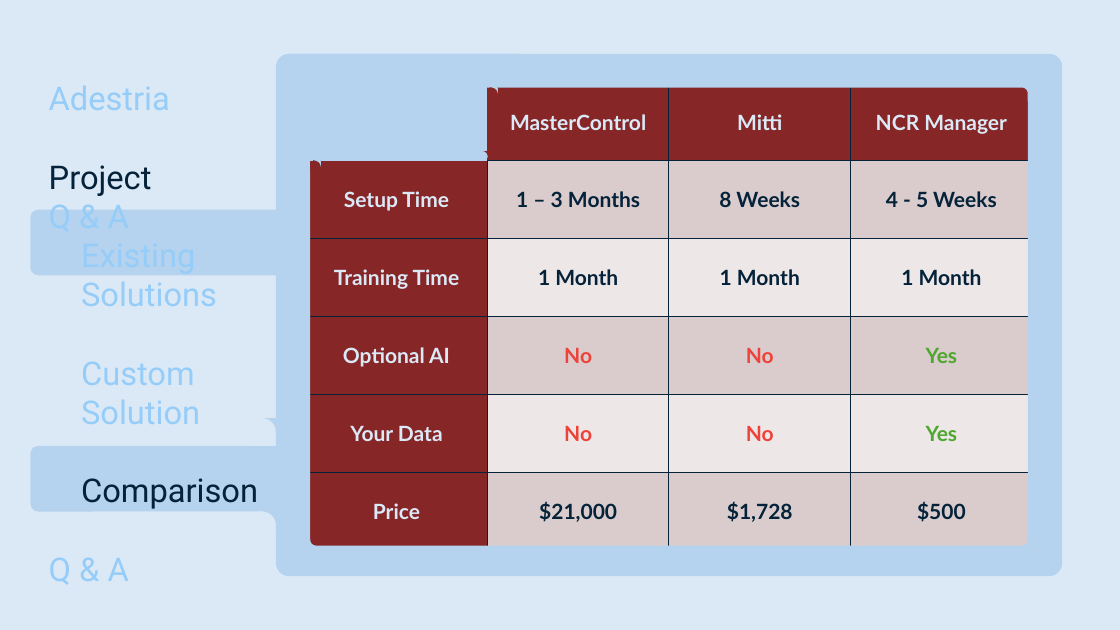
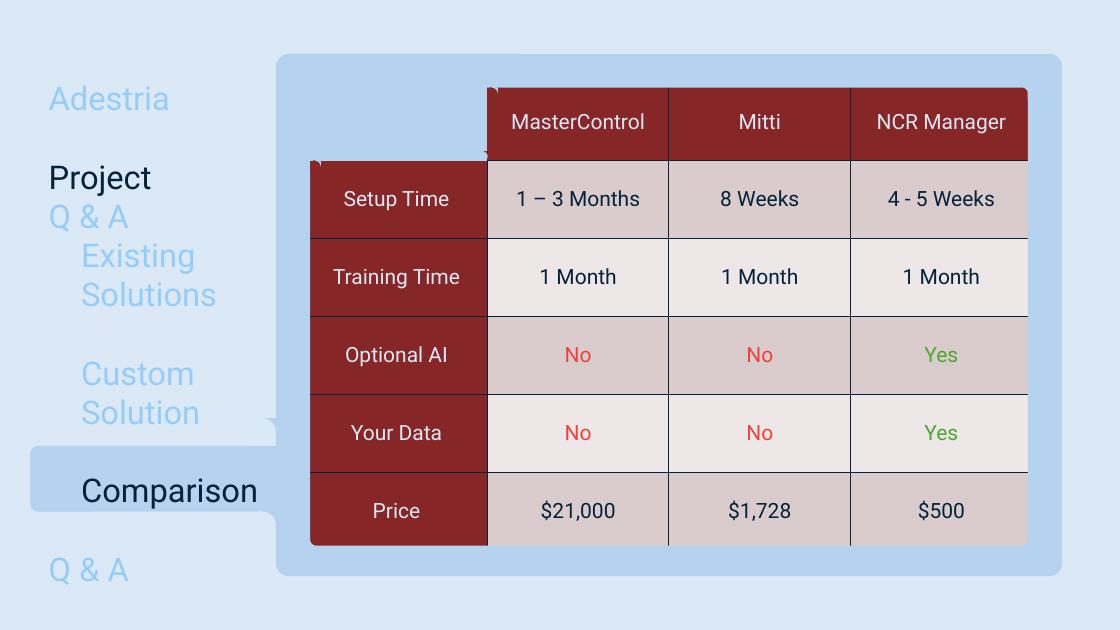
Before and after one commit to smutrux/prog1180, a slide deck: slide 14 of Deliverables/Presentation1.pptx. Drawn at 1120x630 pixels with LibreOffice and Linux fonts; fonts in the diff are those of the drawing. Boxes give left, top, right and bottom in pixels: in the first picture for what was removed or moved away, otherwise in the second. Text is boxed around its words. In the diff, an @@ line names an element or a change of style, - is before the commit and + after.

```diff
--- a/Deliverables/Presentation1.pptx
+++ b/Deliverables/Presentation1.pptx
@@ table at bbox=[306, 83, 1032, 550] @@
@@ font Lato to Roboto, bold off @@
@@ rounded rectangle: place and size @@
-rounded rectangle at bbox=[30, 210, 296, 276]
+rounded rectangle at bbox=[30, 446, 296, 512]
```
Also in this commit, not shown: 2 other slides changed, 1 slide removed.
